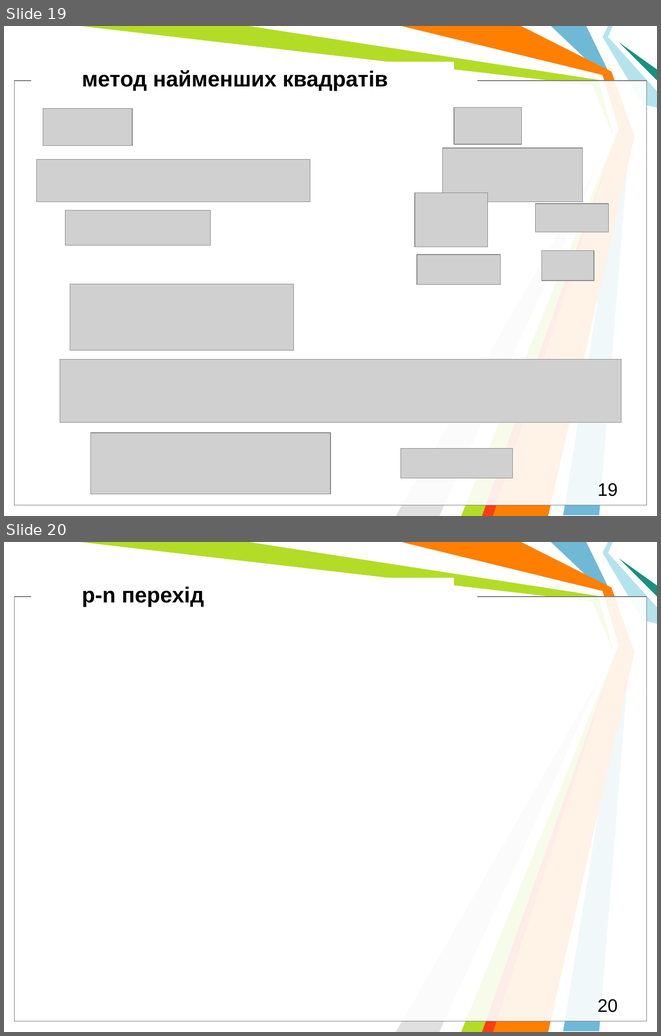
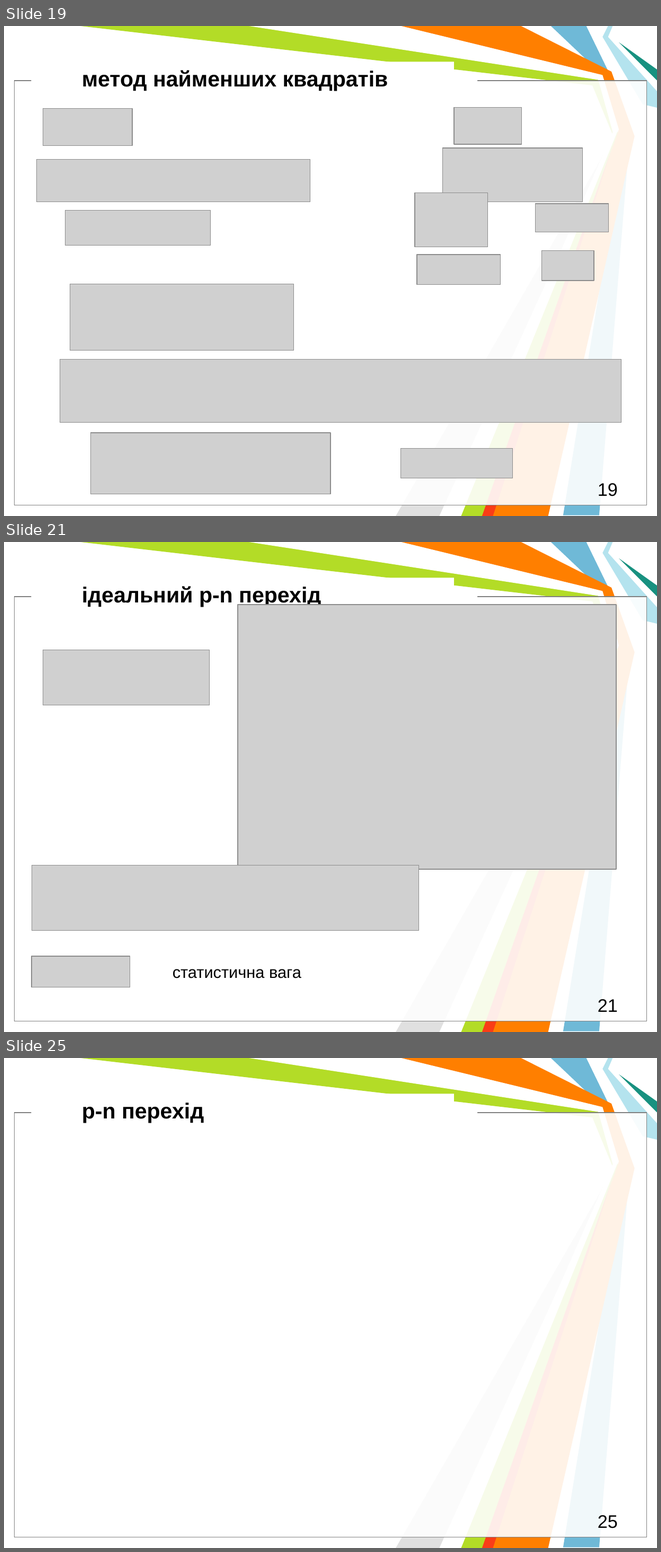
Before and after one commit to l432/NMK, a slide deck: Lecture/DAAD/DAAD_Models.pptm. Shown one above the other, each under a label of ours: slides 19 and 20 before the commit, slides 19, 21 and 25 after it; the slides between them are not shown. The pictures are 661x1036 and 661x1552 pixels, drawn with LibreOffice and Linux fonts; fonts in the diff are those of the drawing; grey boxes stand for pictures; background and template pictures are left out. Boxes give left, top, right and bottom in pixels: in the first picture for what was removed or moved away, otherwise in the second. Text is boxed around its words. In the diff, an @@ line names an element or a change of style, - is before the commit and + after.

```diff
--- a/Lecture/DAAD/DAAD_Models.pptm
+++ b/Lecture/DAAD/DAAD_Models.pptm
@@ slide 21 added at (4, 542, 657, 1032), background #FFFFFF; not listed: 11 template elements that a slide beside it also shows @@
@@ text added at (82, 586, 321, 607), 24 pt, text #000000, bold @@
+ідеальний p-n перехід
@@ picture added at (238, 605, 617, 869) @@
@@ picture added at (43, 650, 209, 705) @@
@@ picture added at (32, 865, 418, 930) @@
@@ picture added at (32, 956, 130, 987) @@
@@ text added at (173, 969, 301, 978), 18 pt, text #000000 @@
+статистична вага
@@ page number added at (598, 999, 618, 1012), 20 pt, text #000000 @@
+21
@@ what was slide 20 is now slide 25 @@
@@ page number at (598, 1515, 618, 1528): text changed @@
-20
+25
```
Also in this commit, not shown: 6 other slides added, 6 other files.
